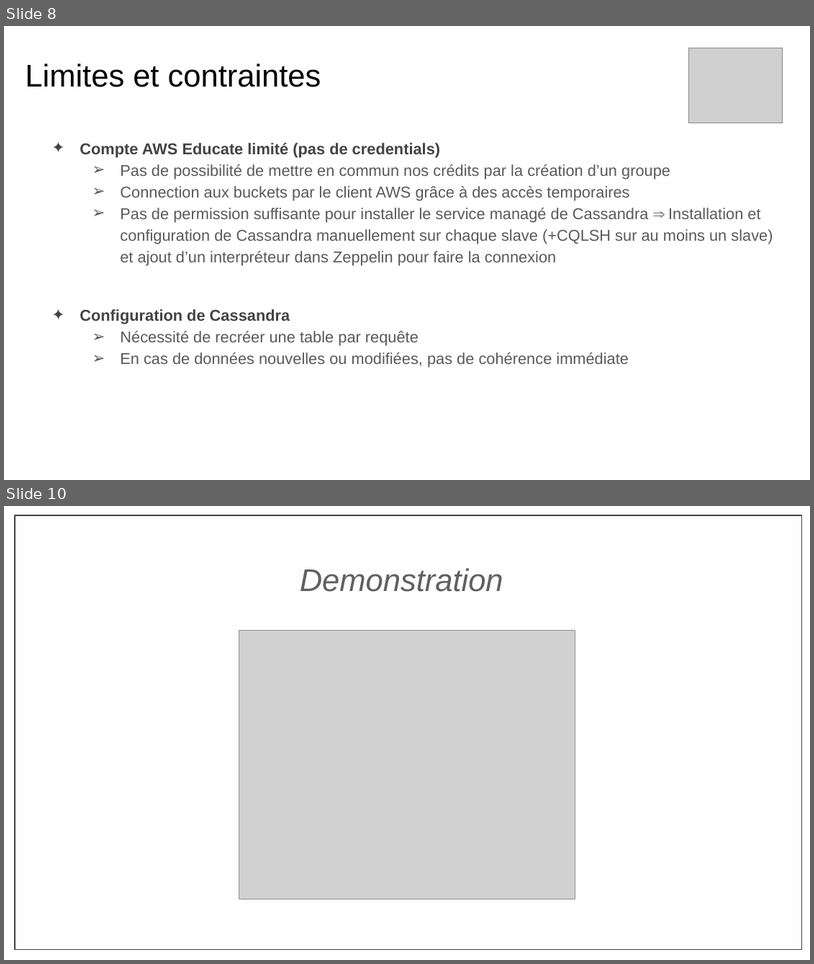
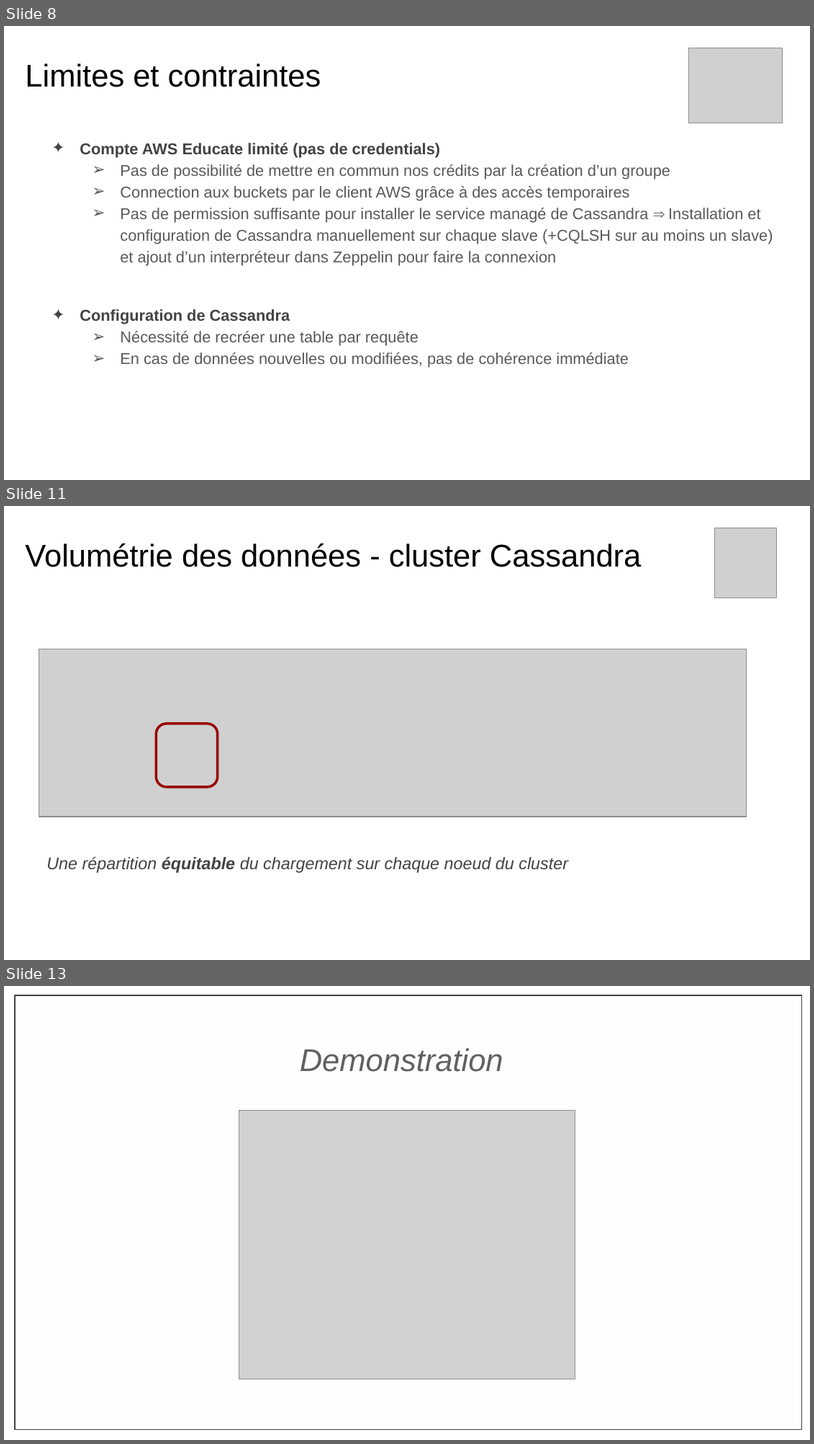
Before and after one commit to nguyenlaurent/gdelt, a slide deck: Projet Big Big Data 2020-2021.pptx. Shown one above the other, each under a label of ours: slides 8 and 10 before the commit, slides 8, 11 and 13 after it; the slides between them are not shown. The pictures are 814x964 and 814x1444 pixels, drawn with LibreOffice and Linux fonts; fonts in the diff are those of the drawing; grey boxes stand for pictures. Boxes give left, top, right and bottom in pixels: in the first picture for what was removed or moved away, otherwise in the second. Text is boxed around its words. In the diff, an @@ line names an element or a change of style, - is before the commit and + after.

```diff
--- a/Projet Big Big Data 2020-2021.pptx
+++ b/Projet Big Big Data 2020-2021.pptx
@@ slide 11 added at (x1=4, y1=506, x2=810, y2=960), background #FFFFFF @@
@@ title added at (x1=25, y1=543, x2=641, y2=567), 28 pt, text #000000 @@
+Volumétrie des données - cluster Cassandra
@@ picture added at (x1=715, y1=528, x2=777, y2=598) @@
@@ picture added at (x1=39, y1=649, x2=747, y2=816) @@
@@ rounded rectangle added at (x1=157, y1=723, x2=218, y2=787), outline #980000 2.25 pt @@
@@ text added at (x1=46, y1=857, x2=568, y2=872), 15 pt, text #434343, italic @@
+Une répartition équitable du chargement sur chaque noeud du cluster
@@ what was slide 10 is now slide 13 @@
```
Also in this commit, not shown: 4 slides changed, 3 other slides added.
